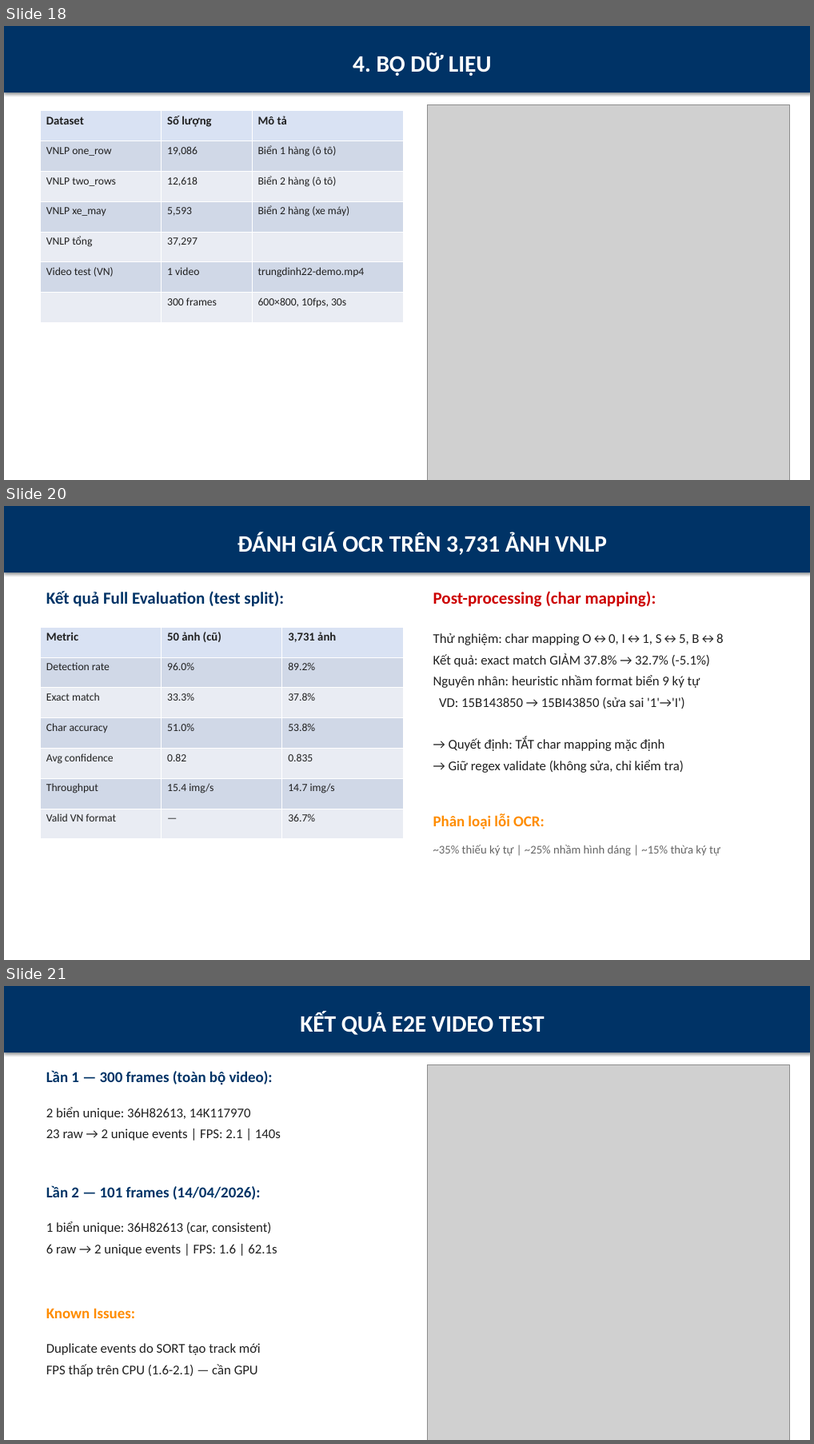
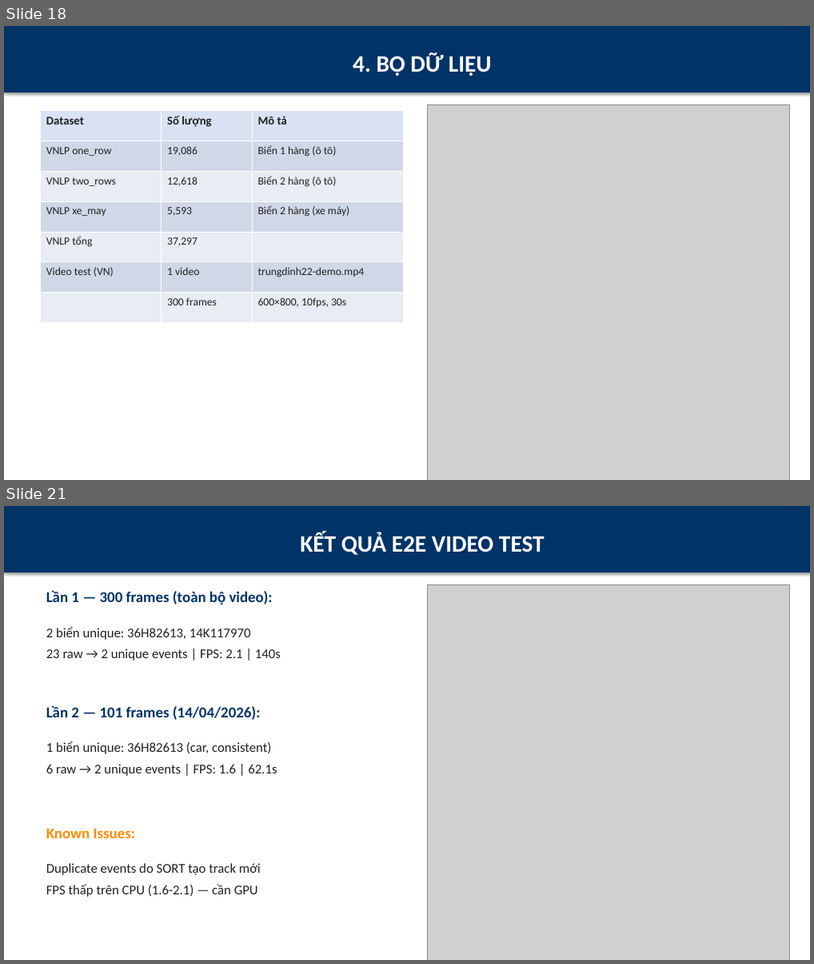
Before and after one commit to ukelele0718/bienso, a slide deck: slides/bao-ve-do-an.pptx. Shown one above the other, each under a label of ours: slides 18, 20 and 21 before the commit, slides 18 and 21 after it; the slides between them are not shown. The pictures are 814x1444 and 814x964 pixels, drawn with LibreOffice and Linux fonts; fonts in the diff are those of the drawing; grey boxes stand for pictures. Boxes give left, top, right and bottom in pixels: in the first picture for what was removed or moved away, otherwise in the second. Text is boxed around its words. In the diff, an @@ line names an element or a change of style, - is before the commit and + after.

Commit message:
docs: slides + E2E integration + full 3,731 eval reports
Agent G (E2E integration):
- E2E comparison on trungdinh22-demo.mp4 (300 frames)
- Baseline v5: 11.7 FPS, 23 events
- Finetuned v8: 20.3 FPS (+73%), 18 events (cleaner)
- Both find same 2 unique plates

Agent H (full 3,731 eval):
- Confirmed: Detection 89.2% → 99.9%, Exact 37.8% → 68.7%, Char 53.8% → 82.4%
- Error analysis: 0% no-detect (detector perfect), 83% char confusion → OCR is new bottleneck

Agent I (slides update):
- Slide 19: baseline vs finetuned comparison table
- Slide 20: rebranded to 'Fine-tune YOLOv8n' with +32.7pp callout
- Slide 23: tests 89 → 146
- Slide 24: new achievement bullet
- 27 slides, 2375 KB

```diff
--- a/slides/bao-ve-do-an.pptx
+++ b/slides/bao-ve-do-an.pptx
@@ slide 20 removed at [4, 506, 810, 960], background #FFFFFF @@
@@ rectangle removed at [4, 506, 810, 572] @@
-ĐÁNH GIÁ OCR TRÊN 3,731 ẢNH VNLP
@@ text removed at [46, 591, 284, 607] @@
-Kết quả Full Evaluation (test split):
@@ text removed at [434, 591, 657, 607] @@
-Post-processing (char mapping):
@@ table removed at [40, 627, 403, 839], 7 rows, 3 columns @@
-Metric | 50 ảnh (cũ) | 3,731 ảnh
-Detection rate | 96.0% | 89.2%
-Exact match | 33.3% | 37.8%
-Char accuracy | 51.0% | 53.8%
-Avg confidence | 0.82 | 0.835
-Throughput | 15.4 img/s | 14.7 img/s
-Valid VN format | — | 36.7%
@@ text removed at [434, 633, 723, 772] @@
-Thử nghiệm: char mapping O↔0, I↔1, S↔5, B↔8
-Kết quả: exact match GIẢM 37.8% → 32.7% (-5.1%)
-Nguyên nhân: heuristic nhầm format biển 9 ký tự
-VD: 15B143850 → 15BI43850 (sửa sai '1'→'I')
-→ Quyết định: TẮT char mapping mặc định
-→ Giữ regex validate (không sửa, chỉ kiểm tra)
@@ text removed at [434, 814, 545, 829] @@
-Phân loại lỗi OCR:
@@ text removed at [434, 844, 721, 856] @@
-~35% thiếu ký tự | ~25% nhầm hình dáng | ~15% thừa ký tự
```
Also in this commit, not shown: 2 slides changed, 2 slides added, 1 other slide removed, 4 other files.
